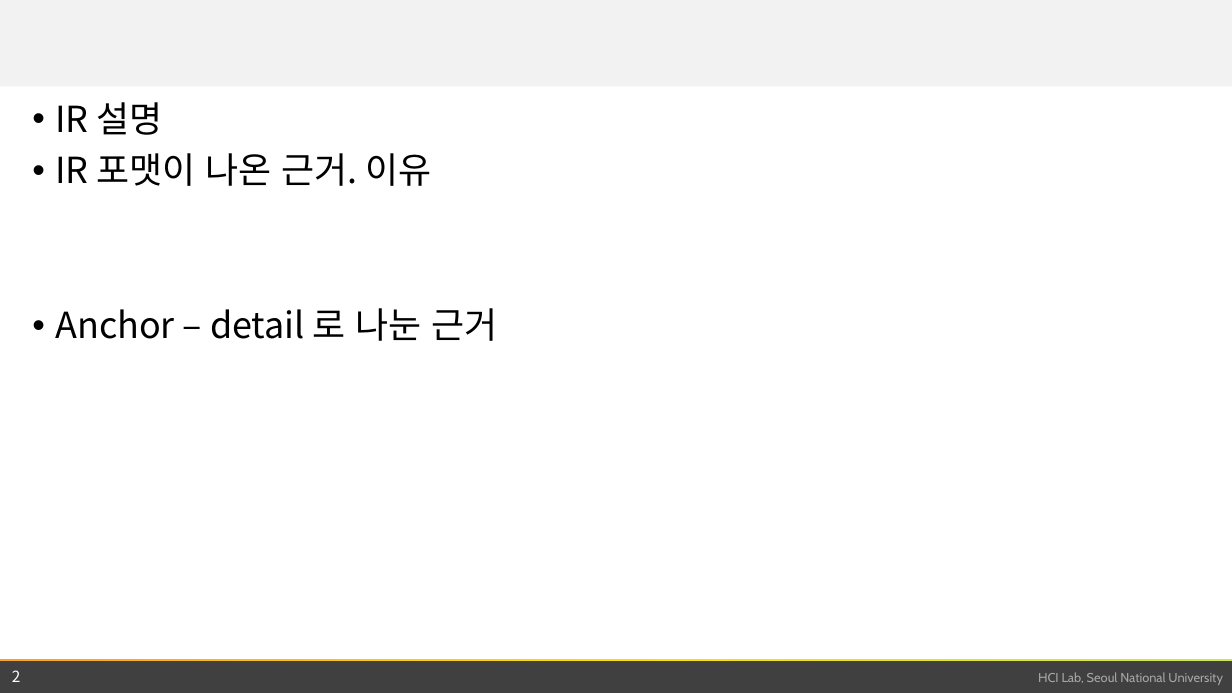
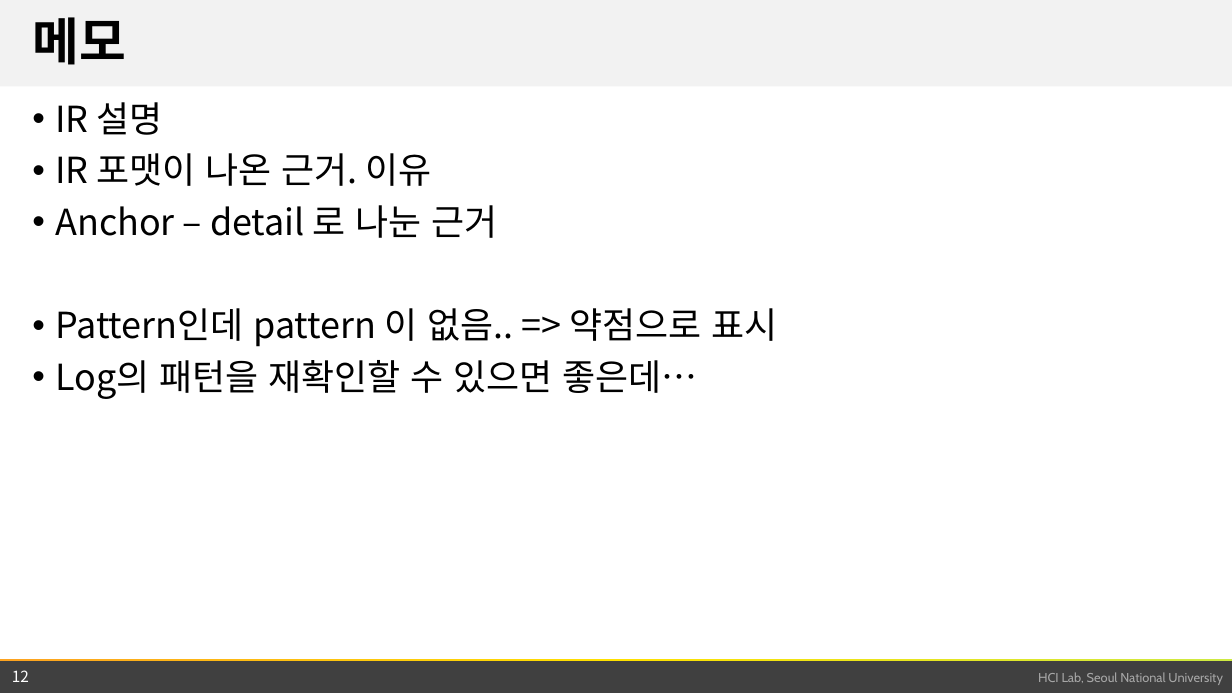
Before and after one commit to snu-infovis-2017/ReVA, a slide deck: slide 12 of term_project.pptx (slide 2 before the commit). Drawn at 1232x693 pixels with LibreOffice and Linux fonts; fonts in the diff are those of the drawing; background and template pictures are left out. Boxes give left, top, right and bottom in pixels: in the first picture for what was removed or moved away, otherwise in the second. Text is boxed around its words. In the diff, an @@ line names an element or a change of style, - is before the commit and + after.

```diff
--- a/term_project.pptx
+++ b/term_project.pptx
@@ title added at [32,17,126,65], 39.6 pt, text #000000, bold @@
+메모
@@ text at [55,308,777,399]: paragraphs added @@
+• Pattern인데 pattern 이 없음.. => 약점으로 표시
+• Log의 패턴을 재확인할 수 있으면 좋은데…
@@ page number at [12,670,29,682]: text changed @@
-2
+12
```
Also in this commit, not shown: 1 other slide changed, 10 slides added, 1 slide removed, 1 other file.
